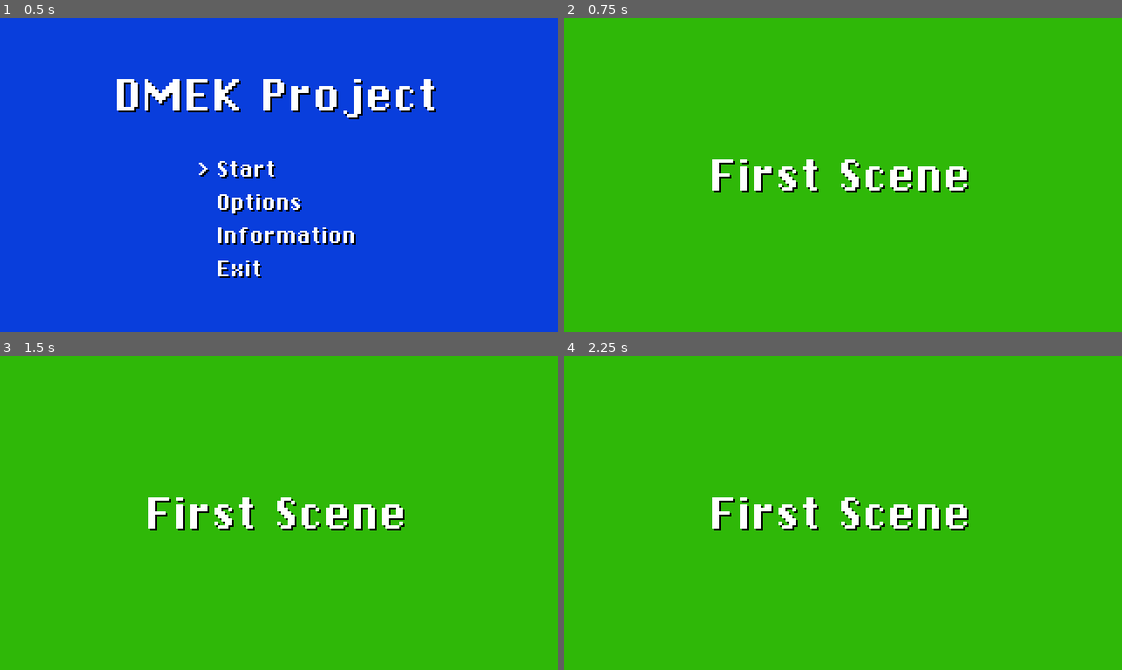
Above: before the commit, frames 1-4 (two rows, left to right).
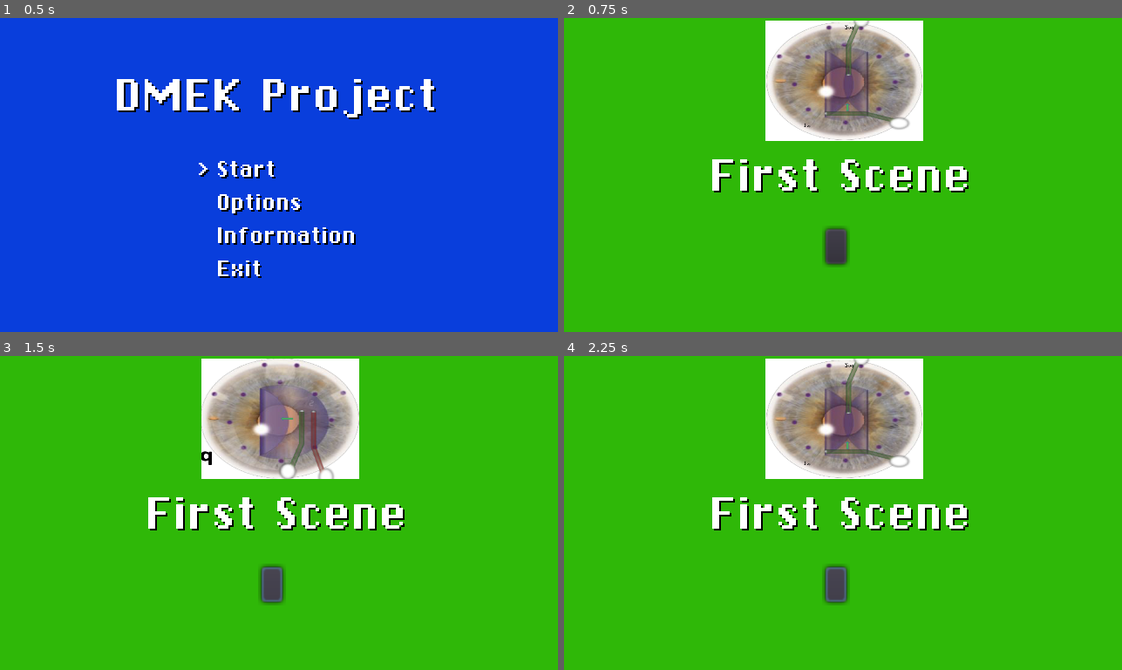
Above: after the commit, the same moments.

Repository: Jriego13/DMEKProject
Game: Godot game, scene res://MainMenu.tscn
Two runs of this game, one before a commit and one after it. Both use one fixed random seed, a clock stepped at 60 frames per second and the inputs below.
Inputs (mouse positions are in pixels of both pictures, inside the frame that each line leads up to):
- Up to frame 1 (0.5 s): no input
- Up to frame 2 (0.75 s): tap Enter (ui_accept) at 0.5 s; hold Up (ui_up) from 0.53 s (still down)
- Up to frame 3 (1.5 s): tap Enter (ui_accept) at 0.77 s; release Up (ui_up) at 1.25 s; click (273, 585) at 1.27 s
- Up to frame 4 (2.25 s): tap Enter (ui_accept) at 2 s; hold Down (ui_down) from 2.03 s (still down)

Frame 1 is identical in both runs. In frame 2, 11% of the frame differs, in the area x 36-65%, y 0-80%; in frame 3, 11%; in frame 4, 11%.

Commit message:
Added a button to the first scene that just swaps between two images. Begininnings of functionality.

Diff:
--- /dev/null
+++ b/FirstScene.gd
@@ -0,0 +1,23 @@
+extends ColorRect
+
+var eye1 = preload("res://eye1.png")
+var eye2 = preload("res://eye2.png")
+var toggle = false
+
+onready var button = $TestButton
+onready var eye = $EyeImage
+
+
+func _ready():
+	button.connect("pressed", self, "_button_pressed")
+
+func _button_pressed():
+
+	if (toggle == false):
+		print("here")
+		eye.set_texture(eye2)
+		toggle = true
+	else:
+		print("in here")
+		eye.set_texture(eye1)
+		toggle = false
--- a/FirstScene.tscn
+++ b/FirstScene.tscn
@@ -1,4 +1,7 @@
-[gd_scene load_steps=3 format=2]
+[gd_scene load_steps=5 format=2]
+
+[ext_resource path="res://FirstScene.gd" type="Script" id=1]
+[ext_resource path="res://eye1.png" type="Texture" id=2]
 
 [sub_resource type="DynamicFontData" id=1]
 font_path = "res://ChiKareGo2.ttf"
@@ -11,6 +14,7 @@
 anchor_right = 1.0
 anchor_bottom = 1.0
 color = Color( 0.188235, 0.72549, 0.0352941, 1 )
+script = ExtResource( 1 )
 __meta__ = {
 "_edit_use_anchors_": false
 }
@@ -18,6 +22,9 @@
 [node name="CenterContainer" type="CenterContainer" parent="."]
 anchor_right = 1.0
 anchor_bottom = 1.0
+__meta__ = {
+"_edit_use_anchors_": false
+}
 
 [node name="Label" type="Label" parent="CenterContainer"]
 margin_left = 85.0
@@ -27,3 +34,17 @@
 custom_fonts/font = SubResource( 2 )
 custom_colors/font_color_shadow = Color( 0, 0, 0, 1 )
 text = "First Scene"
+
+[node name="TestButton" type="Button" parent="."]
+margin_left = 149.604
+margin_top = 120.58
+margin_right = 161.604
+margin_bottom = 140.58
+__meta__ = {
+"_edit_use_anchors_": false
+}
+
+[node name="EyeImage" type="Sprite" parent="."]
+position = Vector2( 160.624, 36.0065 )
+scale = Vector2( 0.250795, -0.19 )
+texture = ExtResource( 2 )
Not shown, changed: .mono/metadata/ide_messaging_meta.txt
Binary file added: eye1.png
Not shown, added: eye1.png.import
Binary file added: eye2.png
Not shown, added: eye2.png.import
